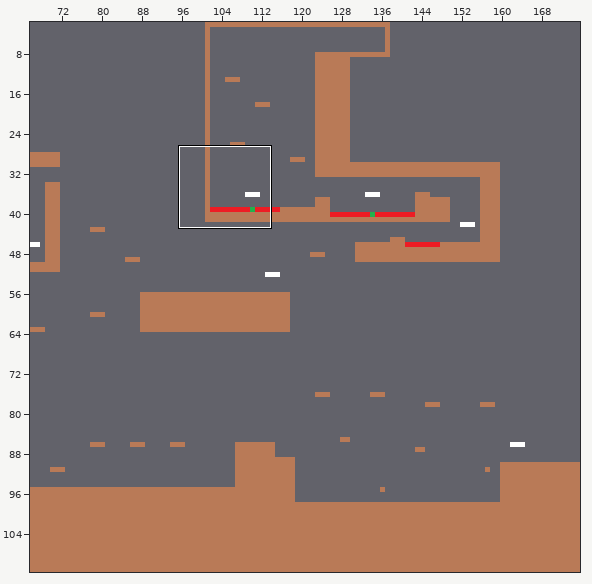
Tiled map -- Project1/assets/tiled/overworld.tmx. The first picture is a wide view before the edit; the outline marks the close-up.
Close-up. As it was:
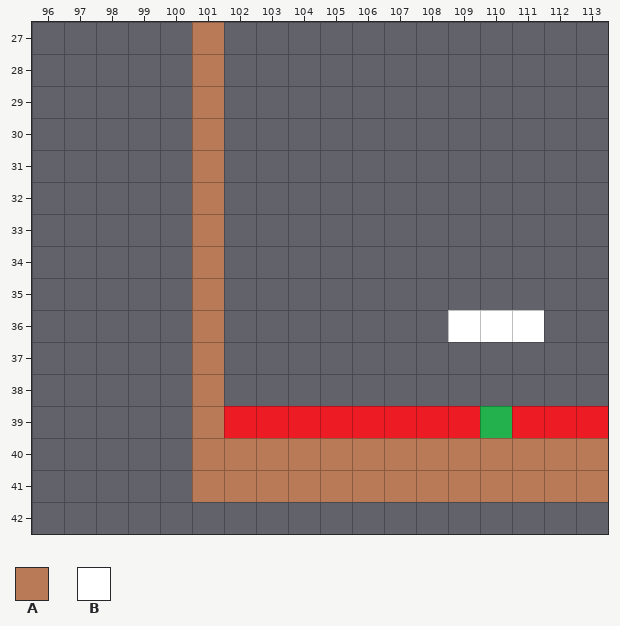
Cells are 32x32 px. Shown: x 96..113, y 27..42. The commit also changed other parts of the map, which this record leaves out. The old version is drawn lined up with the new one.
Key: from "tiles": A 6, B 7.
_ is an empty cell.
Layers that did not change in this view are not listed.
Layer "Foreground" before, first column x 96:
27 _____A____________
28 _____A____________
29 _____A____________
30 _____A____________
31 _____A____________
32 _____A____________
33 _____A____________
34 _____A____________
35 _____A____________
36 _____A_______BBB__
37 _____A____________
38 _____A____________
39 _____A____________
40 _____AAAAAAAAAAAAA
41 _____AAAAAAAAAAAAA
42 __________________
New version:
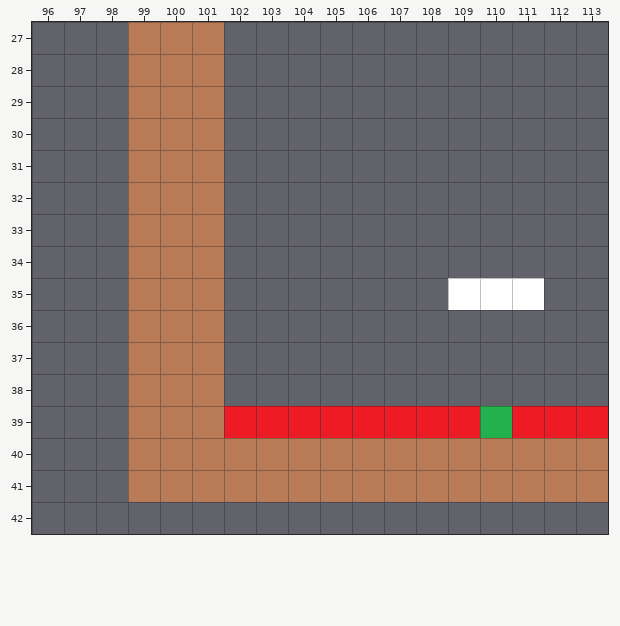
Change:
map size 192x110 -> 176x112 cells (old content now starts at 0,2; both pictures use the new coordinates)
Layer "Foreground":
The author put tile A in rows 27 to 41 at x 99 to 100.
The author put tile B in row 35 at x 109 to 111.
The author cleared tile B in row 36 at x 109 to 111.
Boxes around the changes in both close-ups, in picture pixels (x1, y1, x2, y2):
added: (128, 22, 192, 502)
changed: (448, 278, 544, 342)
